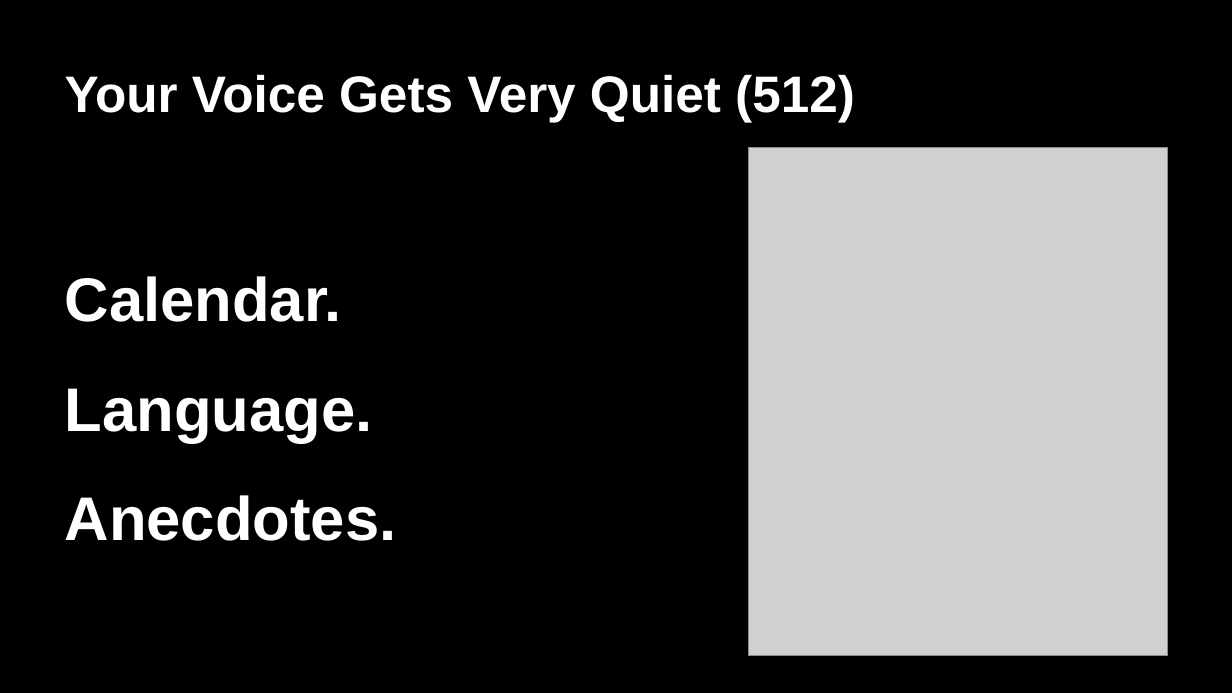
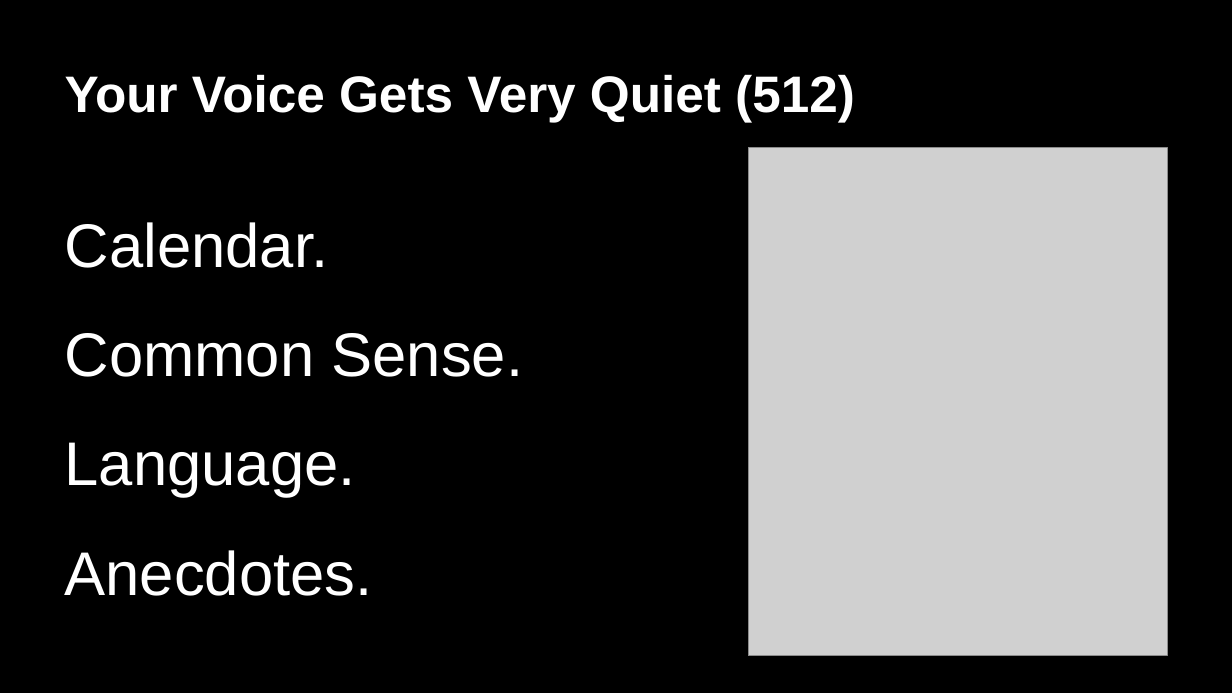
Before and after one commit to ivonnyssen/2026-0111, a slide deck: slide 16 of talk.pptx. Drawn at 1232x693 pixels with LibreOffice and Linux fonts; fonts in the diff are those of the drawing; grey boxes stand for pictures. Boxes give left, top, right and bottom in pixels: in the first picture for what was removed or moved away, otherwise in the second. Text is boxed around its words. In the diff, an @@ line names an element or a change of style, - is before the commit and + after.

```diff
--- a/talk.pptx
+++ b/talk.pptx
@@ text at [65, 222, 373, 596]: bold off in "Calendar.", "Language.", "Anecdotes." @@
@@ text at [65, 333, 524, 377]: paragraph added @@
+Common Sense.
```
Also in this commit, not shown: 3 other slides changed, 1 slide added, 1 slide removed, 3 other files.
